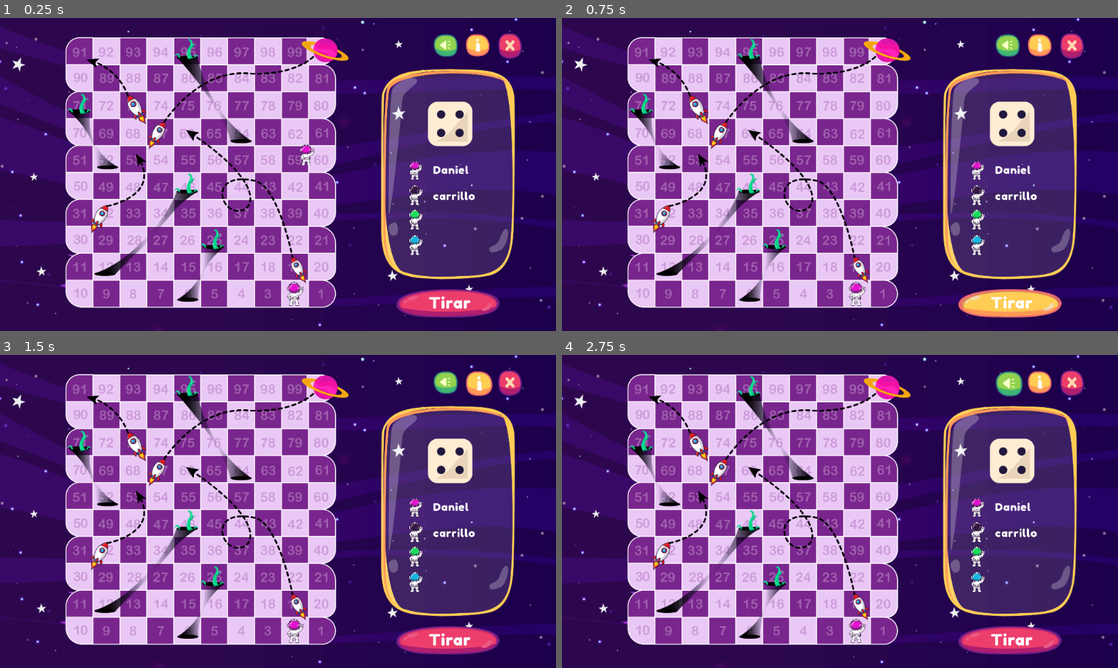
Above: before the commit, frames 1-4 (two rows, left to right).
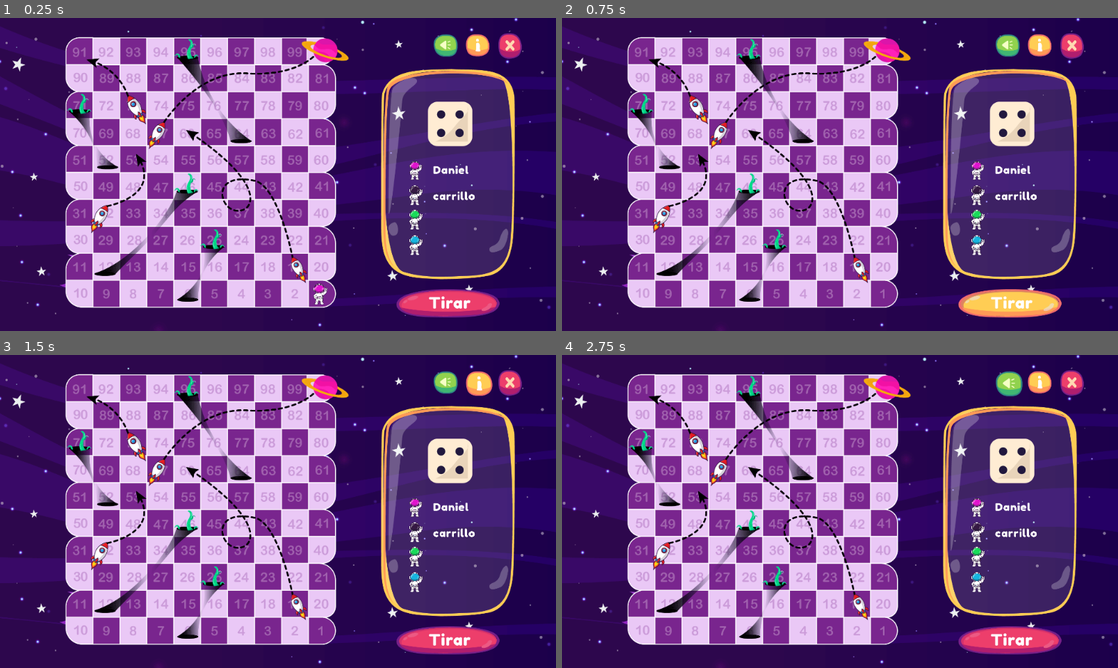
Above: after the commit, the same moments.

Repository: carrilloycardenas/Carrera-espacial
Game: Godot game, scene res://tablero/tablero.tscn
The game is run twice, just before and just after one commit, with the same random seed, the same clock (stepped at 60 frames per second) and the same inputs. The project has no main scene, so this scene is started directly.
Inputs (mouse positions are in pixels of both pictures, inside the frame that each line leads up to):
- Up to frame 1 (0.25 s): no input
- Up to frame 2 (0.75 s): click (1012, 302) at 0.5 s
- Up to frame 3 (1.5 s): click (478, 383) at 1.25 s
- Up to frame 4 (2.75 s): click (1006, 383) at 2 s

The runs differ from the first frame. In frame 1, 0.4% of the frame differs, in the area x 51-59%, y 40-92%; in frame 2, 0.2%; in frame 3, 0.2%; in frame 4, 0.2%.

Commit message:
Update tablero.tscn

Diff:
--- a/tablero/tablero.tscn
+++ b/tablero/tablero.tscn
@@ -141,10 +141,4 @@
 texture = ExtResource( 11 )
 
 [node name="astro1" parent="." instance=ExtResource( 19 )]
-position = Vector2( 552, 296 )
-
-[node name="astro1-rosa" type="Sprite" parent="."]
-position = Vector2( 544, 508 )
-scale = Vector2( 0.256876, 0.256876 )
-texture = ExtResource( 12 )
-offset = Vector2( -0.000244141, 0.000244141 )
+position = Vector2( 576, 552 )
